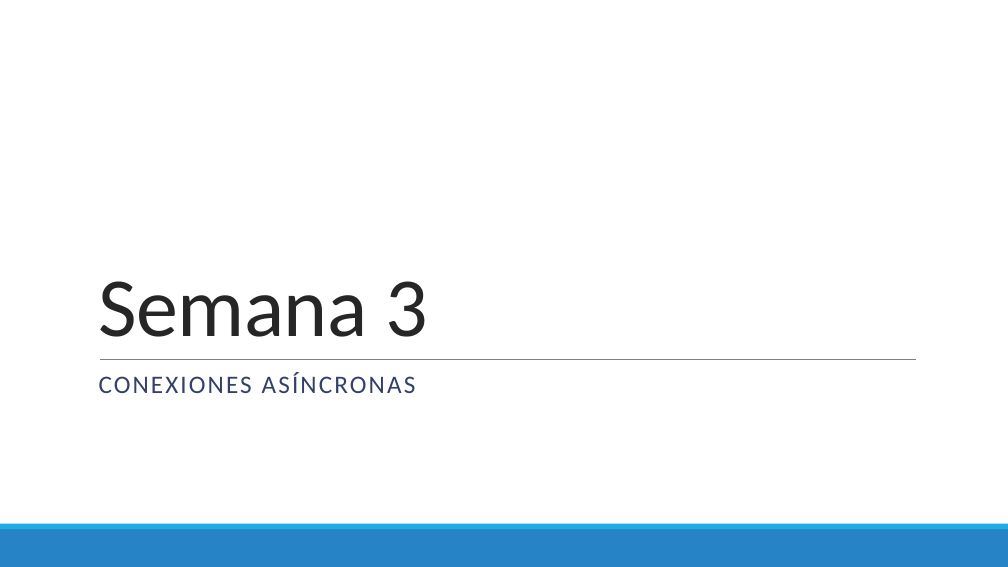
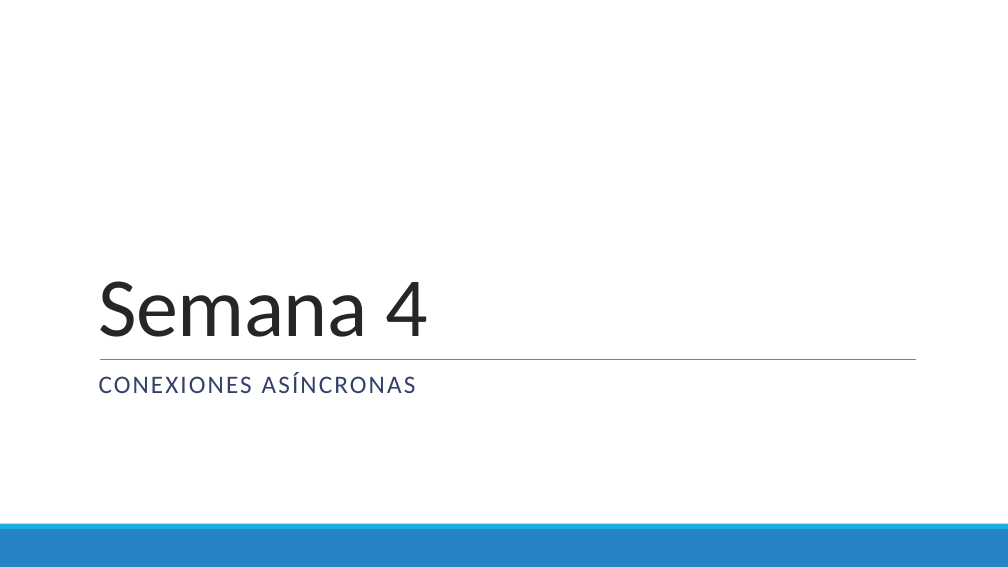
Before and after one commit to Domiciano/ProgramacionEnRed191, a slide deck: slide 1 of Semana 4/Presentación.pptx. Drawn at 1008x567 pixels with LibreOffice and Linux fonts; fonts in the diff are those of the drawing. Boxes give left, top, right and bottom in pixels: in the first picture for what was removed or moved away, otherwise in the second. Text is boxed around its words. In the diff, an @@ line names an element or a change of style, - is before the commit and + after.

Commit message:
Semana 4

```diff
--- a/Semana 4/Presentación.pptx
+++ b/Semana 4/Presentación.pptx
@@ title at <box>98,281,429,337</box>: text changed @@
-Semana 3
+Semana 4
```
Also in this commit, not shown: 1 other file.
